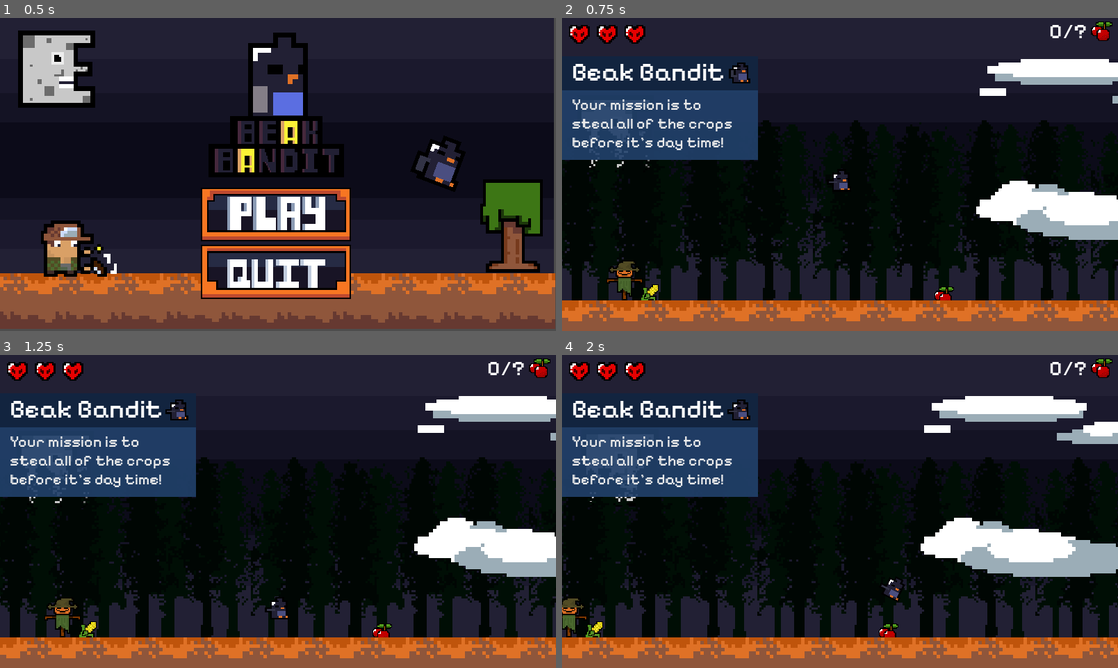
Above: before the commit, frames 1-4 (two rows, left to right).
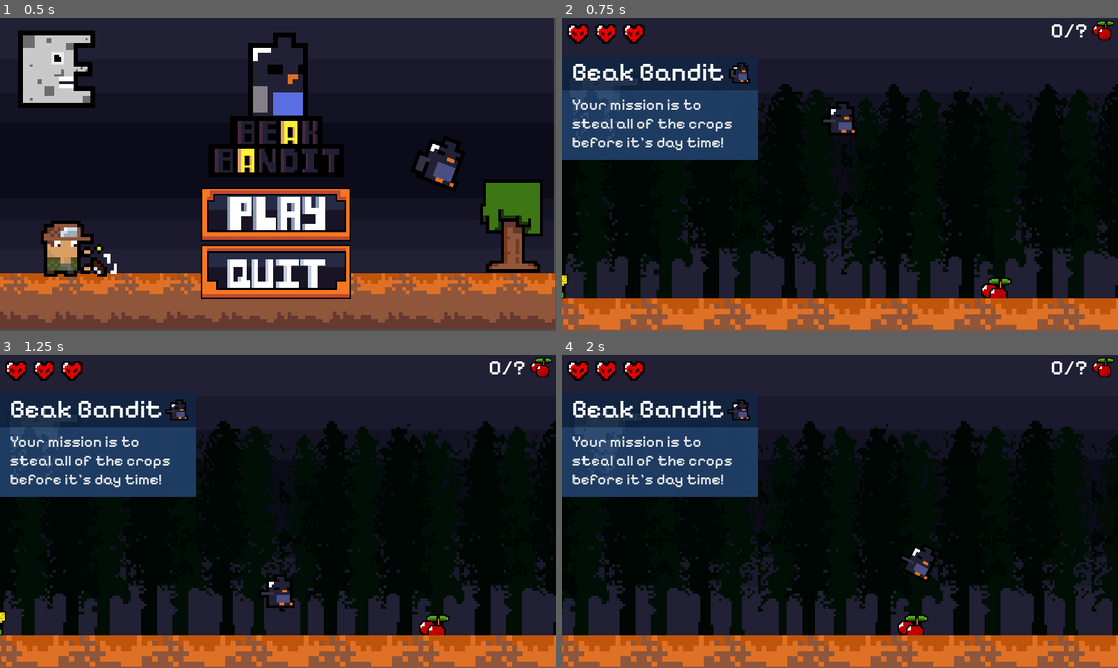
Above: after the commit, the same moments.

Repository: pochoco24/wild-jam-62
Game: Godot game, scene res://Scenes/ui_menu.tscn
Same seed, same stepped clock (60 frames per second), same inputs: the game is played once before the commit and once after it.
Inputs (mouse positions are in pixels of both pictures, inside the frame that each line leads up to):
- Up to frame 1 (0.5 s): no input
- Up to frame 2 (0.75 s): click (840, 212) at 0.5 s
- Up to frame 3 (1.25 s): no input
- Up to frame 4 (2 s): hold D (right) from 1.28 s (still down); tap W (flap) at 1.52, 1.82 s

Frame 1 is identical in both runs. In frame 2, 25% of the frame differs, in the area x 0-100%, y 0-100%; in frame 3, 24%; in frame 4, 26%.

Commit message:
Nearer test

Diff:
--- a/Scenes/Levels/Level_1.tscn
+++ b/Scenes/Levels/Level_1.tscn
@@ -263,7 +263,9 @@
 
 [node name="PlayerCamera" type="Camera2D" parent="."]
 unique_name_in_owner = true
-position = Vector2(568, 298)
+position = Vector2(568, 398)
+scale = Vector2(0.670195, 0.670195)
+zoom = Vector2(1.5, 1.5)
 script = ExtResource("3_nl4iu")
 
 [node name="BackgroundFollow" type="Node2D" parent="PlayerCamera"]
@@ -305,7 +307,7 @@
 position = Vector2(640, 1283)
 
 [node name="moon_pos_ref" type="Node2D" parent="PlayerCamera/BackgroundFollow/moon_pivot"]
-position = Vector2(0, -1141.07)
+position = Vector2(0, -1194.56)
 
 [node name="GUI" type="Control" parent="PlayerCamera"]
 unique_name_in_owner = true
@@ -442,8 +444,8 @@
 self_modulate = Color(0, 0.439216, 0.105882, 1)
 z_index = -2
 texture_repeat = 2
-position = Vector2(282, -313)
-scale = Vector2(5, 5)
+position = Vector2(282, -257)
+scale = Vector2(4, 4)
 texture = ExtResource("13_wn07b")
 region_enabled = true
 region_rect = Rect2(-0.18045, -0.0602183, 3458.79, 130.364)
@@ -487,6 +489,7 @@
 unique_name_in_owner = true
 
 [node name="clouds" type="Node2D" parent="."]
+visible = false
 position = Vector2(1145, 236)
 scale = Vector2(8.49219, 8.49219)
 
